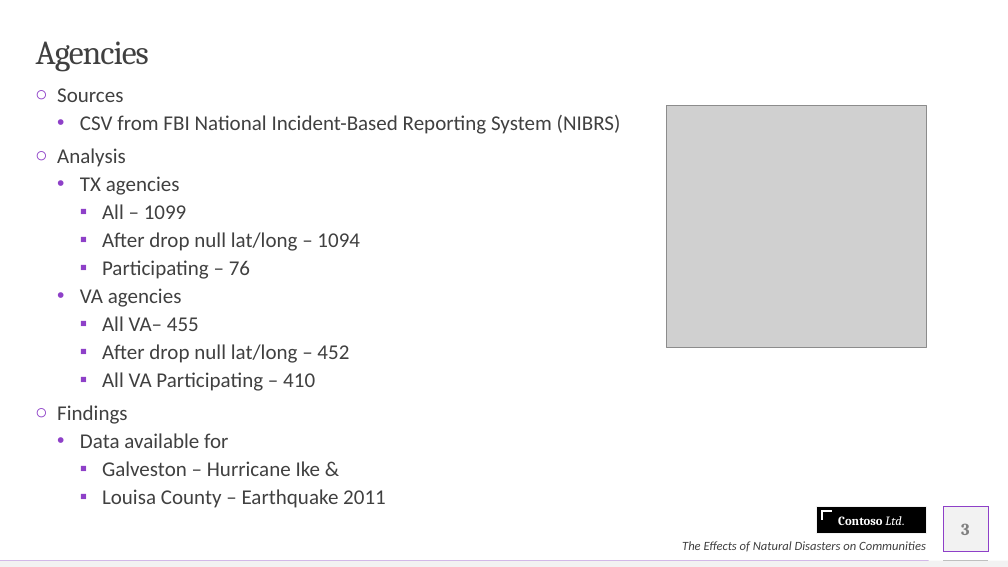
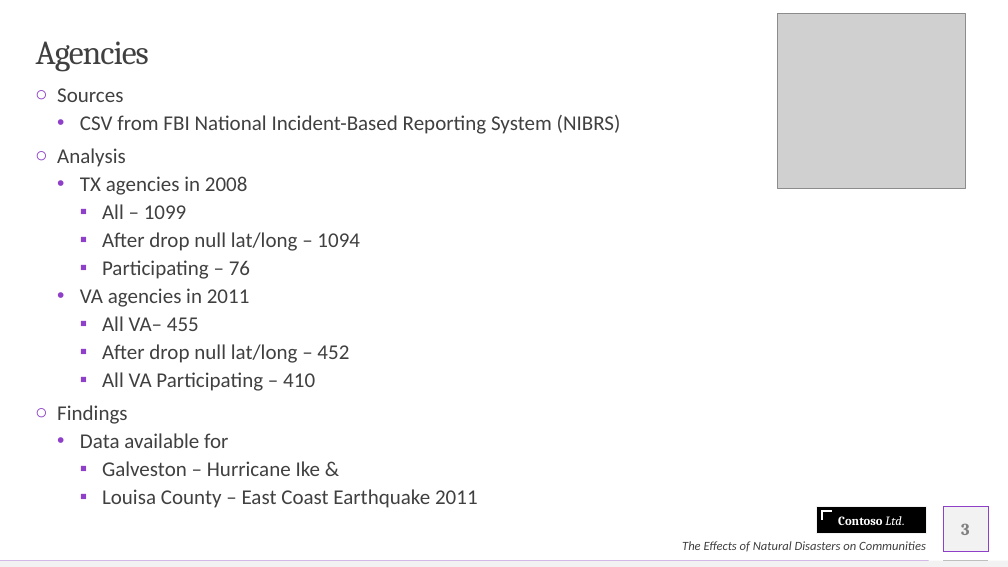
Before and after one commit to olegmrnv/crime_correlations, a slide deck: slide 3 of reports/Natural Disasters.pptx. Drawn at 1008x567 pixels with LibreOffice and Linux fonts; fonts in the diff are those of the drawing; grey boxes stand for pictures. Boxes give left, top, right and bottom in pixels: in the first picture for what was removed or moved away, otherwise in the second. Text is boxed around its words. In the diff, an @@ line names an element or a change of style, - is before the commit and + after.

```diff
--- a/reports/Natural Disasters.pptx
+++ b/reports/Natural Disasters.pptx
@@ picture: place and size @@
-picture at [667,105,927,348]
+picture at [778,14,966,189]
@@ text at [80,176,248,195]: text changed @@
-  • TX agencies
+  • TX agencies in 2008
@@ text at [80,288,250,307]: text changed @@
-  • VA agencies
+  • VA agencies in 2011
@@ text at [102,489,478,508]: text changed @@
-    ▪ Louisa County – Earthquake 2011
+    ▪ Louisa County – East Coast Earthquake 2011
```
Also in this commit, not shown: 2 other slides changed.
